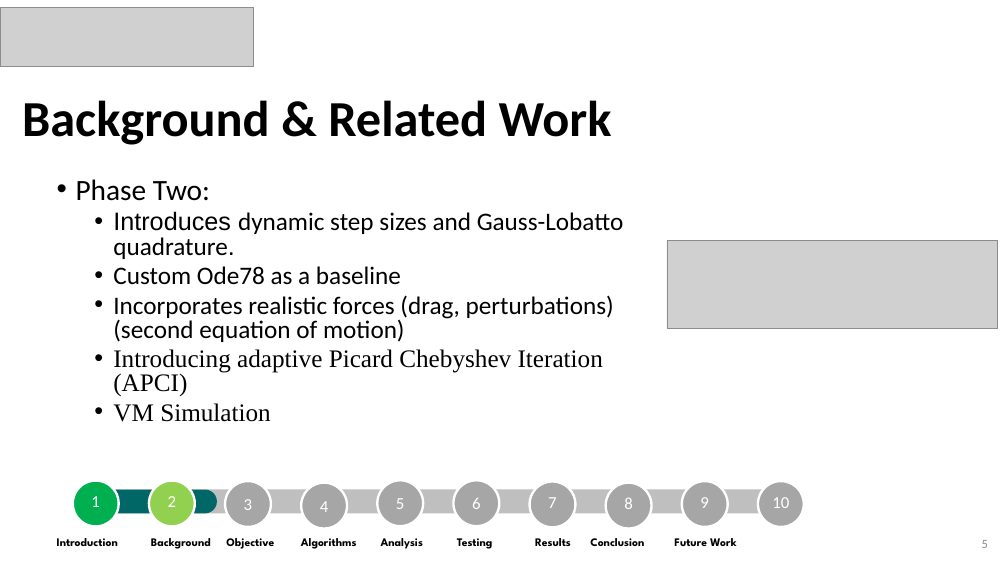
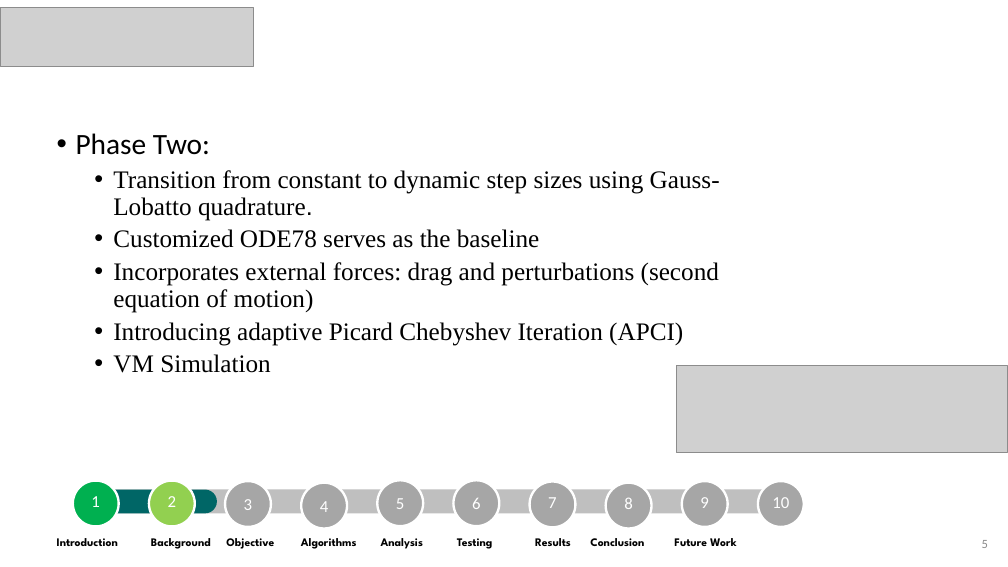
Before and after one commit to BraudeMechInd4-0/Autonomous-satellite-, a slide deck: slide 5 of project_phase2/project presentation/Project Final B.pptx. Drawn at 1008x567 pixels with LibreOffice and Linux fonts; fonts in the diff are those of the drawing; grey boxes stand for pictures. Boxes give left, top, right and bottom in pixels: in the first picture for what was removed or moved away, otherwise in the second. Text is boxed around its words. In the diff, an @@ line names an element or a change of style, - is before the commit and + after.

```diff
--- a/project_phase2/project presentation/Project Final B.pptx
+++ b/project_phase2/project presentation/Project Final B.pptx
@@ title removed at [22,100,612,145] @@
-Background & Related Work
@@ text "Phase Two:": place and size @@
-text "Phase Two:" at [76,179,624,422]
+text "Phase Two:" at [76,133,720,373]
@@ text at [76,133,683,373]: line spacing 0.8 to 0.9 @@
@@ text at [113,170,720,313]: text changed; font Calibri to Times New Roman @@
-  • Introduces dynamic step sizes and Gauss-Lobatto quadrature.
-  • Custom Ode78 as a baseline
-  • Incorporates realistic forces (drag, perturbations) (second equation of motion)
+  • Transition from constant to dynamic step sizes using Gauss-Lobatto quadrature.
+  • Customized ODE78 serves as the baseline
+  • Incorporates external forces: drag and perturbations (second equation of motion)
@@ picture: place and size @@
-picture at [667,241,997,328]
+picture at [677,366,1007,453]
```
Also in this commit, not shown: 2 other slides changed.
